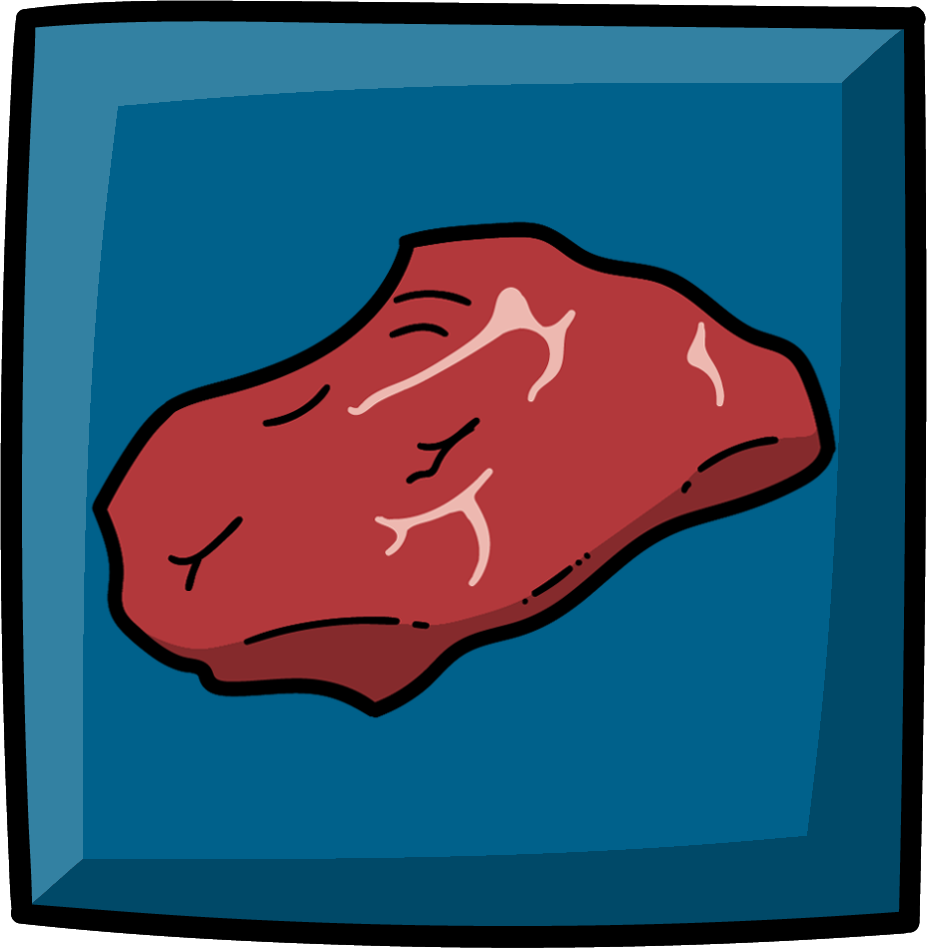
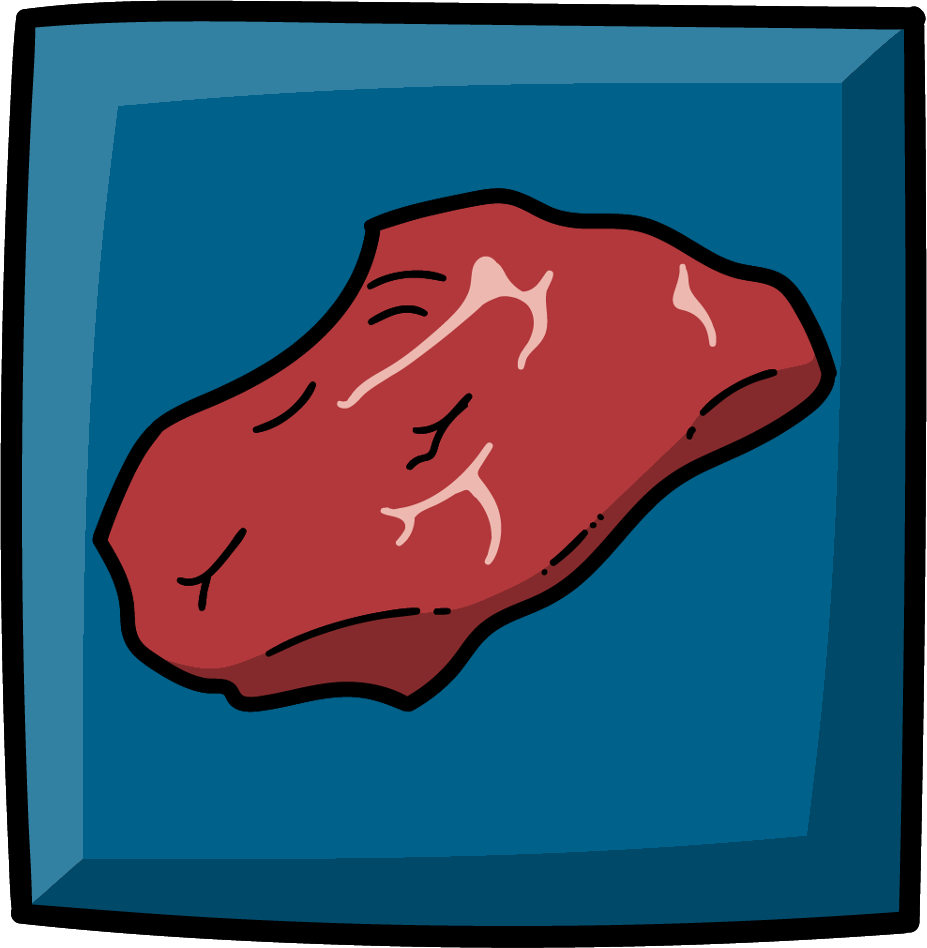
The second 927×948 image is a revision of the first. Changes to its layers:
painted on "square button.png" over [91, 188, 837, 719]
